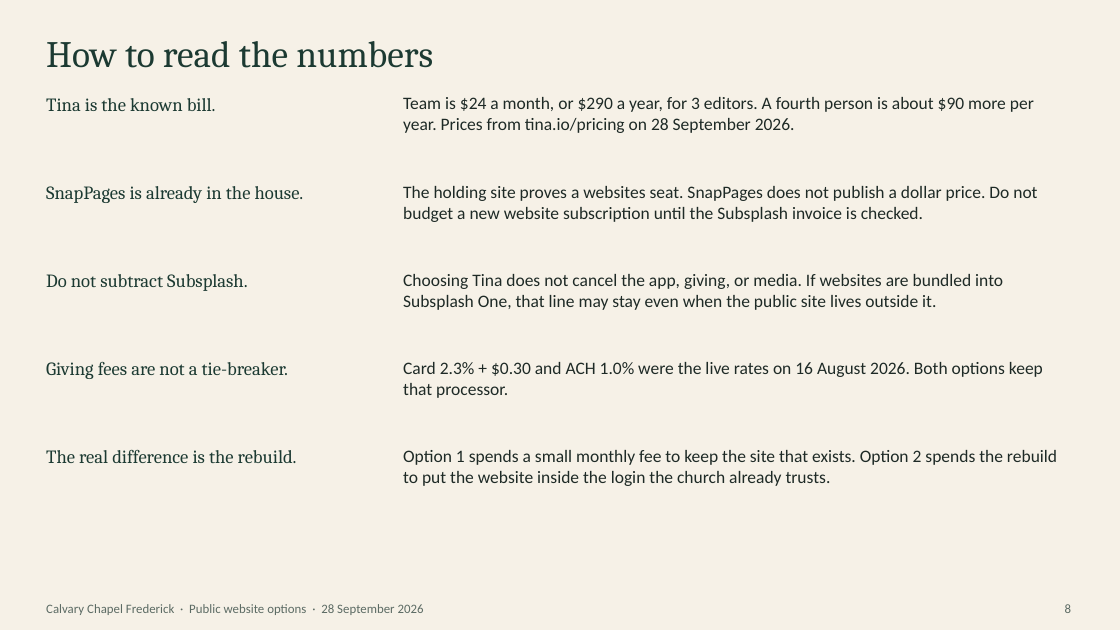
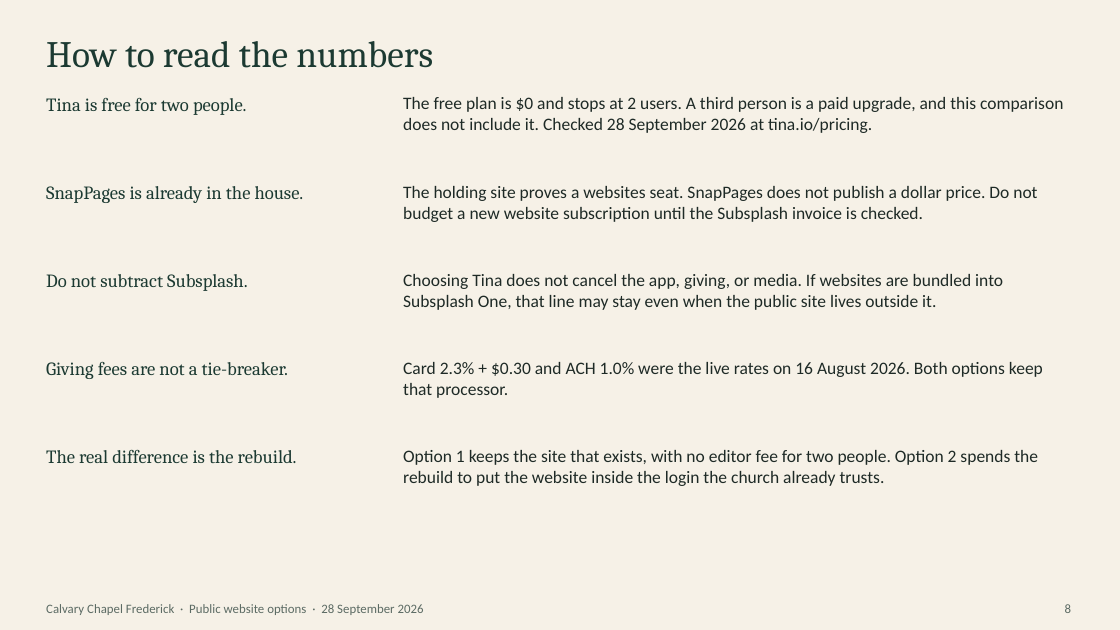
Before and after one commit to NSDQ-160th/calvary-frederick, a slide deck: slide 8 of docs/website-options.pptx. Drawn at 1120x630 pixels with LibreOffice and Linux fonts; fonts in the diff are those of the drawing. Boxes give left, top, right and bottom in pixels: in the first picture for what was removed or moved away, otherwise in the second. Text is boxed around its words. In the diff, an @@ line names an element or a change of style, - is before the commit and + after.

Commit message:
docs: price Tina at the free plan for two people
The comparison no longer uses the paid team rate. A third login is called out as an upgrade this budget does not include.

```diff
--- a/docs/website-options.pptx
+++ b/docs/website-options.pptx
@@ text at <box>46,98,247,115</box>: text changed @@
-Tina is the known bill.
+Tina is free for two people.
@@ text at <box>403,97,1063,133</box>: text changed @@
-Team is $24 a month, or $290 a year, for 3 editors. A fourth person is about $90 more per year. Prices from tina.io/pricing on 28 September 2026.
+The free plan is $0 and stops at 2 users. A third person is a paid upgrade, and this comparison does not include it. Checked 28 September 2026 at tina.io/pricing.
@@ text at <box>403,450,1038,486</box>: text changed @@
-Option 1 spends a small monthly fee to keep the site that exists. Option 2 spends the rebuild to put the website inside the login the church already trusts.
+Option 1 keeps the site that exists, with no editor fee for two people. Option 2 spends the rebuild to put the website inside the login the church already trusts.
```
Also in this commit, not shown: 1 other slide changed.
